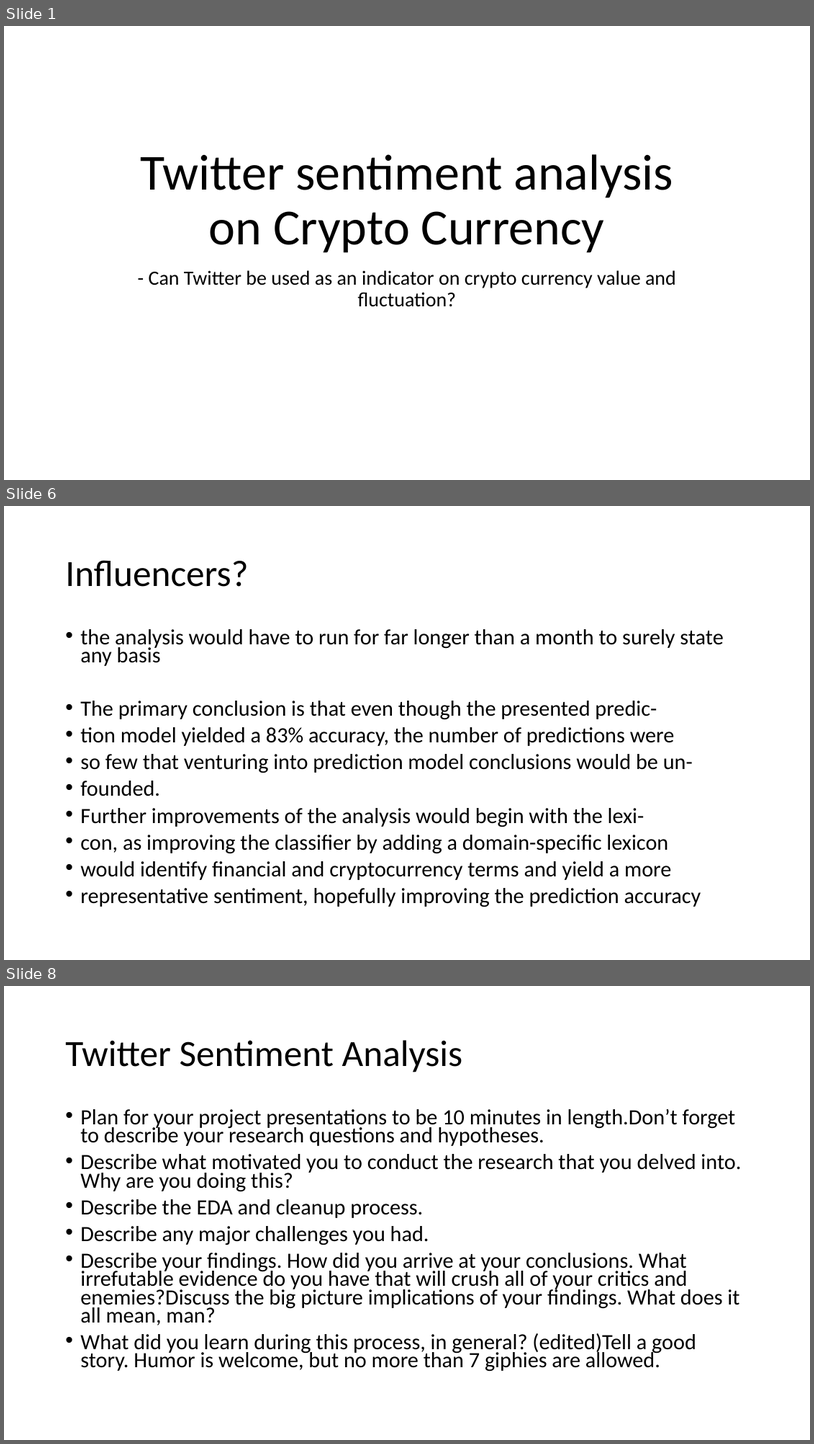
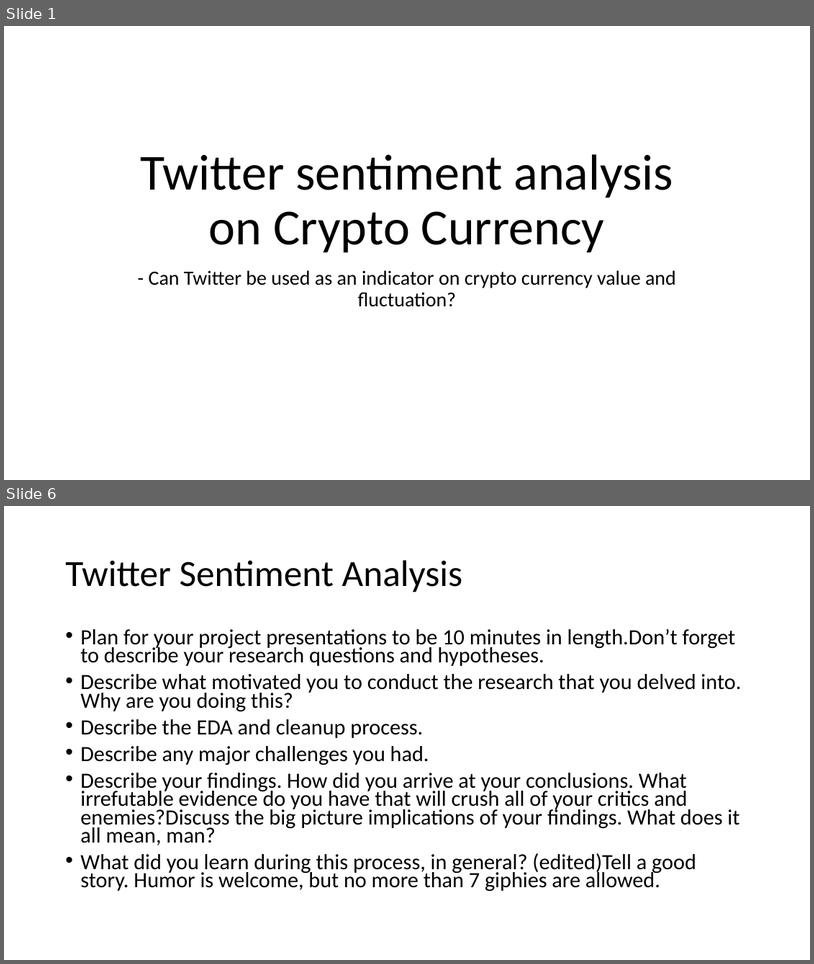
Before and after one commit to Erik-AR/cryptoproject, a slide deck: presentation cyptoproject.pptx. Shown one above the other, each under a label of ours: slides 1, 6 and 8 before the commit, slides 1 and 6 after it; the slides between them are not shown. The pictures are 814x1444 and 814x964 pixels, drawn with LibreOffice and Linux fonts; fonts in the diff are those of the drawing. Boxes give left, top, right and bottom in pixels: in the first picture for what was removed or moved away, otherwise in the second. Text is boxed around its words. In the diff, an @@ line names an element or a change of style, - is before the commit and + after.

```diff
--- a/presentation cyptoproject.pptx
+++ b/presentation cyptoproject.pptx
@@ slide 6 removed at box(4, 506, 810, 960), background #FFFFFF @@
@@ title removed at box(65, 560, 248, 587) @@
-Influencers?
@@ text removed at box(80, 629, 723, 907) @@
-• the analysis would have to run for far longer than a month to surely state any basis
-• The primary conclusion is that even though the presented predic-
-• tion model yielded a 83% accuracy, the number of predictions were
-• so few that venturing into prediction model conclusions would be un-
-• founded.
-• Further improvements of the analysis would begin with the lexi-
-• con, as improving the classifier by adding a domain-specific lexicon
-• would identify financial and cryptocurrency terms and yield a more
-• representative sentiment, hopefully improving the prediction accuracy
@@ what was slide 8 is now slide 6 @@
```
Also in this commit, not shown: 2 slides changed, 2 slides added, 4 other slides removed, 2 other files.
